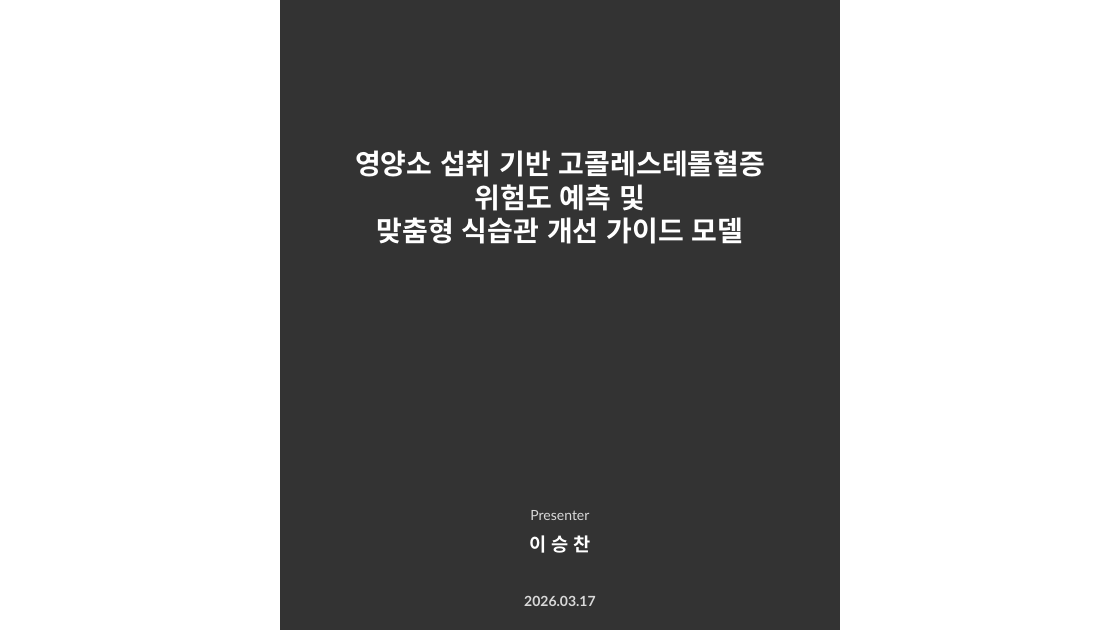
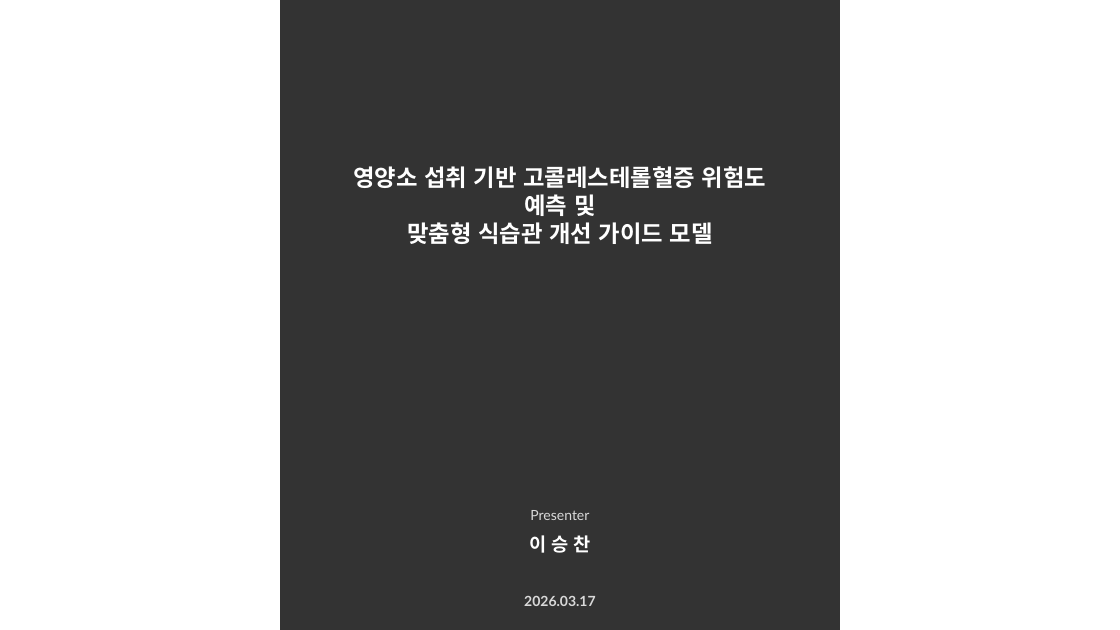
Before and after one commit to dc-inside/LeeSeungChan, a slide deck: slide 1 of 1차 프로젝트/기획서.pptx. Drawn at 1120x630 pixels with LibreOffice and Linux fonts; fonts in the diff are those of the drawing. Boxes give left, top, right and bottom in pixels: in the first picture for what was removed or moved away, otherwise in the second. Text is boxed around its words. In the diff, an @@ line names an element or a change of style, - is before the commit and + after.

```diff
--- a/1차 프로젝트/기획서.pptx
+++ b/1차 프로젝트/기획서.pptx
@@ title "영양소 섭취 기반 고콜레스테롤혈증 위험도 ..." moved from (x1=355, y1=150, x2=765, y2=244) to (x1=353, y1=166, x2=766, y2=244) @@
@@ title "영양소 섭취 기반 고콜레스테롤혈증 위험도 ..." at (x1=353, y1=166, x2=766, y2=244): size 24 to 20 pt @@
```
Also in this commit, not shown: 1 other slide changed.
